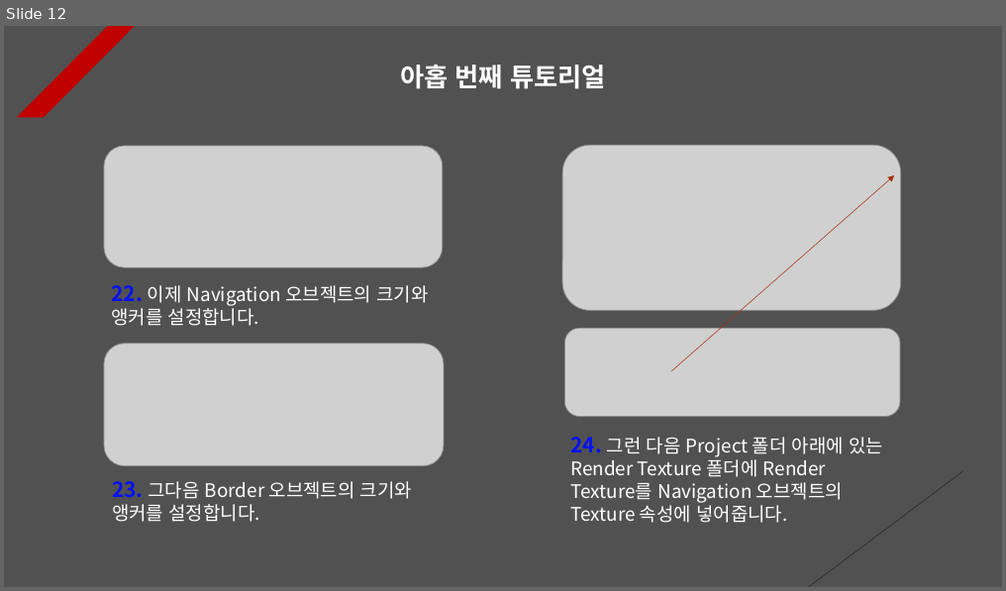
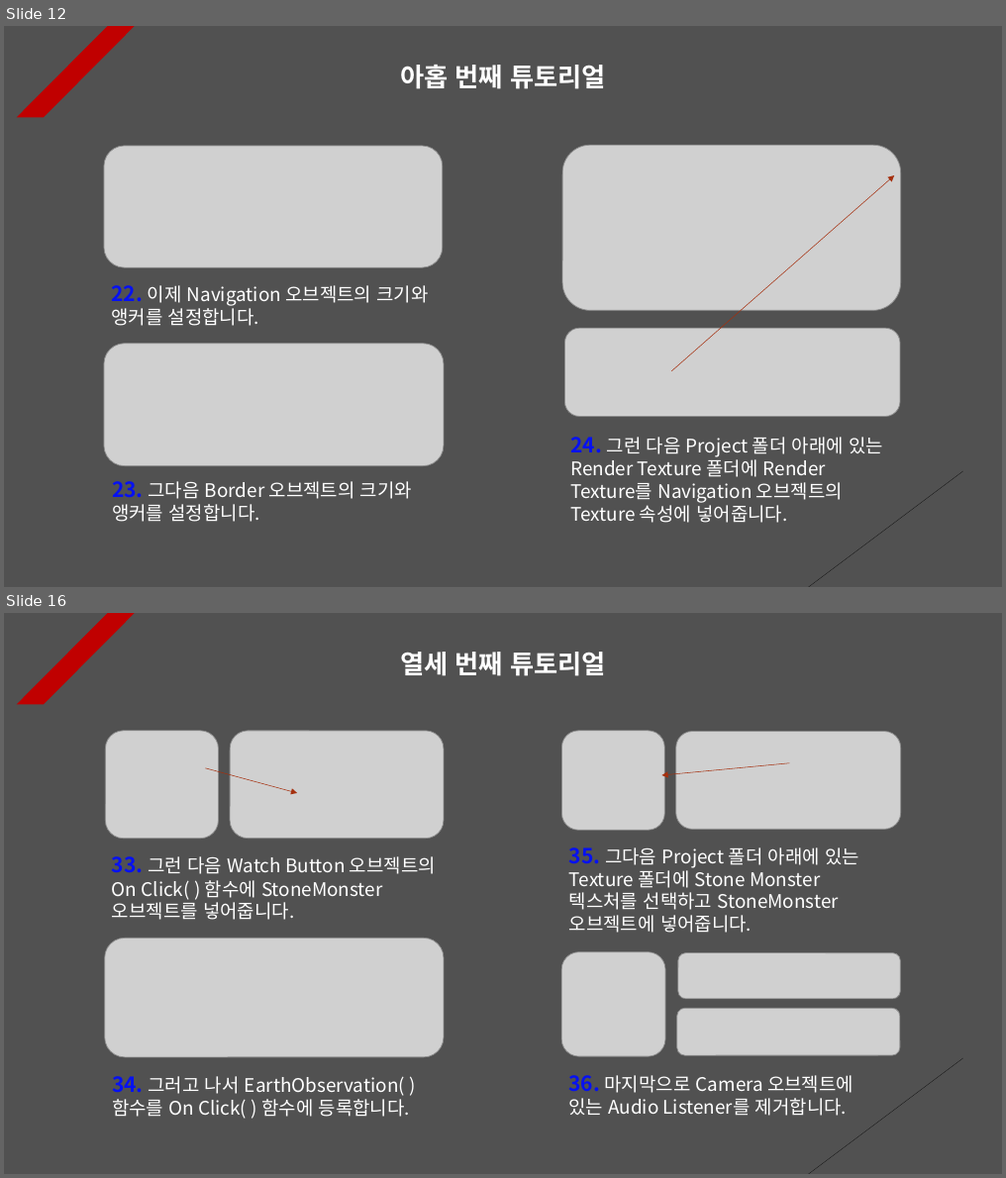
Before and after one commit to Unity2033/3D-UnityEngine, a slide deck: Assets/Class/Rotation/PPT Data/Rotation Example.pptx. Shown one above the other, each under a label of ours: slide 12 before the commit, slides 12 and 16 after it; the slides between them are not shown. The pictures are 1006x591 and 1006x1178 pixels, drawn with LibreOffice and Linux fonts; fonts in the diff are those of the drawing; grey boxes stand for pictures. Boxes give left, top, right and bottom in pixels: in the first picture for what was removed or moved away, otherwise in the second. Text is boxed around its words. In the diff, an @@ line names an element or a change of style, - is before the commit and + after.

```diff
--- a/Assets/Class/Rotation/PPT Data/Rotation Example.pptx
+++ b/Assets/Class/Rotation/PPT Data/Rotation Example.pptx
@@ slide 16 added at bbox=[4, 613, 1002, 1174], background #515151; not listed: 2 template elements that a slide beside it also shows @@
@@ text added at bbox=[400, 652, 605, 676], 25 pt, text #FFFFFF, bold @@
+열세 번째 튜토리얼
@@ picture added at bbox=[105, 731, 218, 839] @@
@@ picture added at bbox=[230, 731, 444, 839] @@
@@ picture added at bbox=[561, 731, 664, 830] @@
@@ picture added at bbox=[676, 731, 901, 830] @@
@@ arrow added from (205, 768) to (297, 793), #A5300F 0.5 pt dashed @@
@@ arrow added from (789, 763) to (662, 775), #A5300F 0.5 pt dashed @@
@@ text added at bbox=[569, 848, 859, 933], 18 pt, text #FFFFFF @@
+35. 그다음 Project 폴더 아래에 있는 Texture 폴더에 Stone Monster 텍스처를 선택하고 StoneMonster 오브젝트에 넣어줍니다.
@@ text added at bbox=[112, 857, 436, 920], 18 pt, text #FFFFFF @@
+33. 그런 다음 Watch Button 오브젝트의 On Click( ) 함수에 StoneMonster 오브젝트를 넣어줍니다.
@@ picture added at bbox=[105, 938, 445, 1057] @@
@@ picture added at bbox=[561, 953, 665, 1057] @@
@@ picture added at bbox=[678, 954, 901, 999] @@
@@ picture added at bbox=[677, 1008, 900, 1056] @@
@@ text added at bbox=[112, 1076, 410, 1119], 18 pt, text #FFFFFF @@
+34. 그러고 나서 EarthObservation( ) 함수를 On Click( ) 함수에 등록합니다.
@@ text added at bbox=[568, 1075, 853, 1116], 18 pt, text #FFFFFF @@
+36. 마지막으로 Camera 오브젝트에 있는 Audio Listener를 제거합니다.
```
Also in this commit, not shown: 3 slides changed, 1 other slide added, 48 other files.
